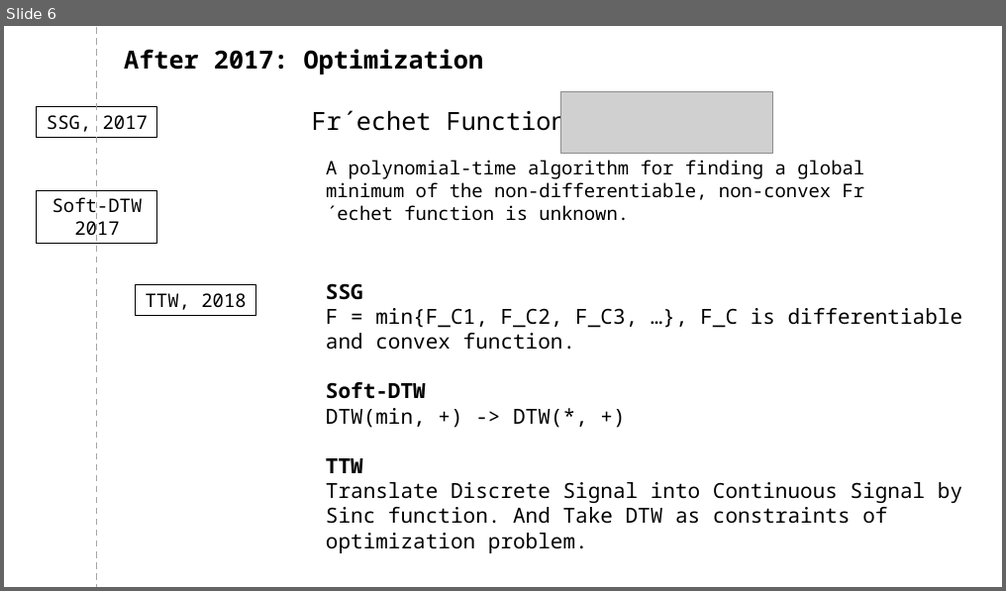
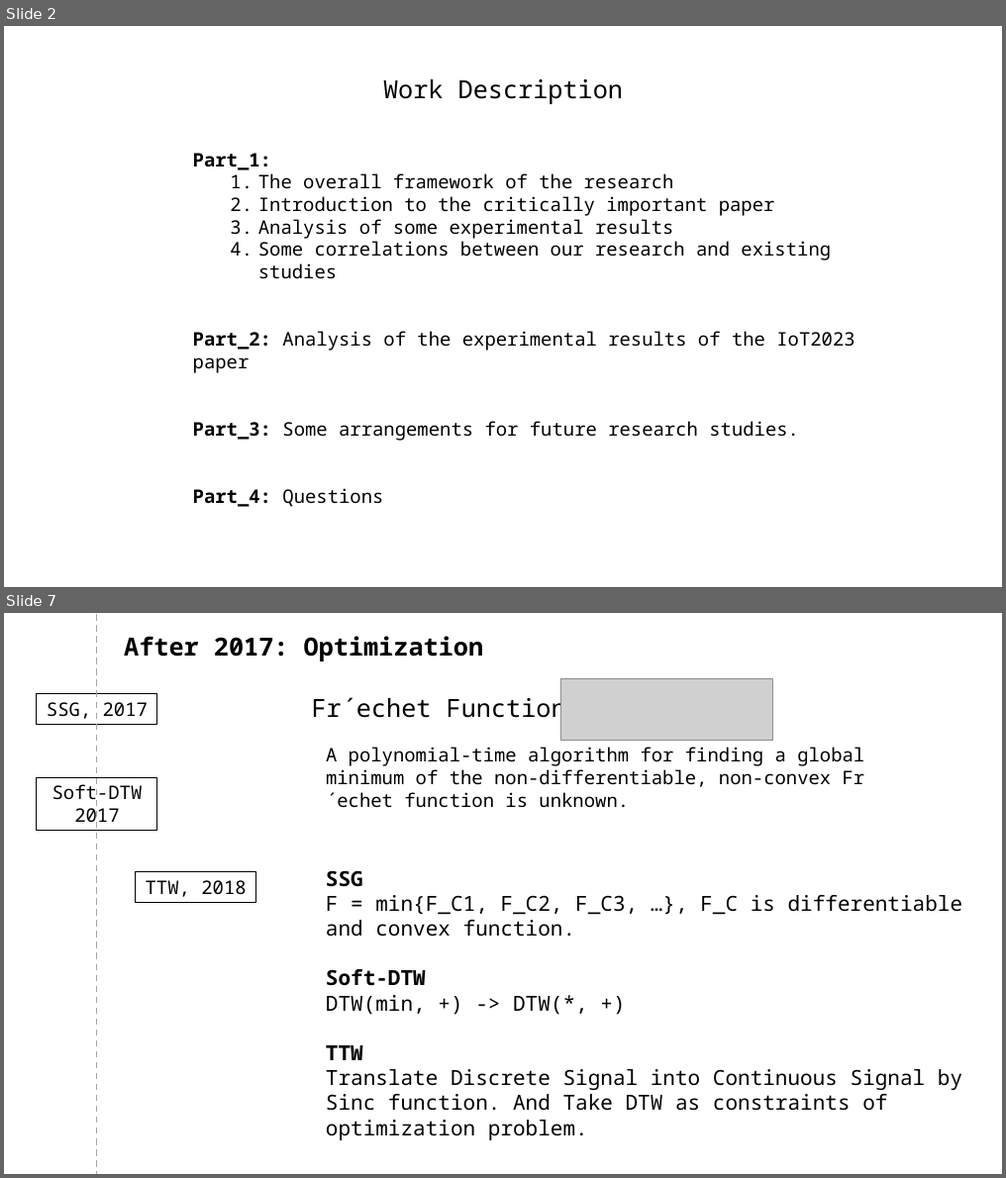
Before and after one commit to A-Big-Tortoise/Presentation, a slide deck: Presentation_1120_JiayuChen.pptx. Shown one above the other, each under a label of ours: slide 6 before the commit, slides 2 and 7 after it; the slides between them are not shown. The pictures are 1006x591 and 1006x1178 pixels, drawn with LibreOffice and Linux fonts; fonts in the diff are those of the drawing; grey boxes stand for pictures. Boxes give left, top, right and bottom in pixels: in the first picture for what was removed or moved away, otherwise in the second. Text is boxed around its words. In the diff, an @@ line names an element or a change of style, - is before the commit and + after.

```diff
--- a/Presentation_1120_JiayuChen.pptx
+++ b/Presentation_1120_JiayuChen.pptx
@@ slide 2 added at (4, 26, 1002, 587), background #FFFFFF @@
@@ text added at (383, 79, 623, 104), 24 pt, text #000000 @@
+Work Description
@@ text added at (193, 153, 854, 441), 18 pt, text #000000 @@
+Part_1:
+  1. The overall framework of the research
+  2. Introduction to the critically important paper
+  3. Analysis of some experimental results
+  4. Some correlations between our research and existing studies
+Part_2: Analysis of the experimental results of the IoT2023 paper
+Part_3: Some arrangements for future research studies.
+Part_4: Questions
@@ what was slide 6 is now slide 7 @@
```
Also in this commit, not shown: 5 slides changed, 8 other slides added, 4 slides removed.
